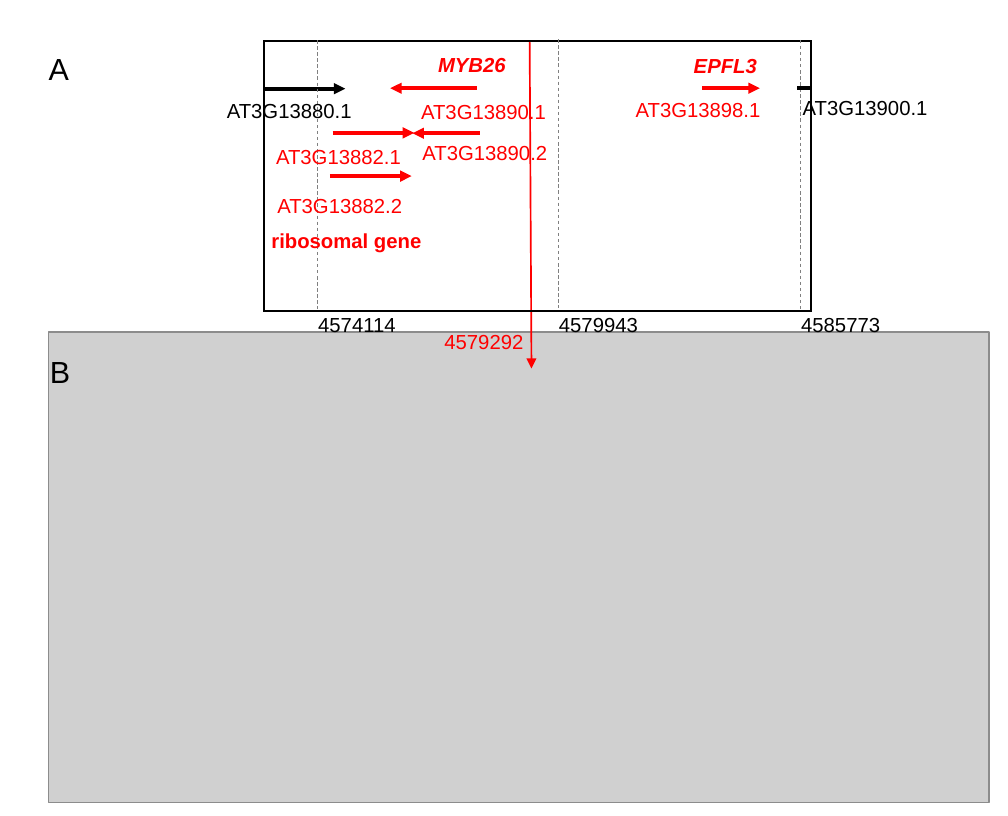
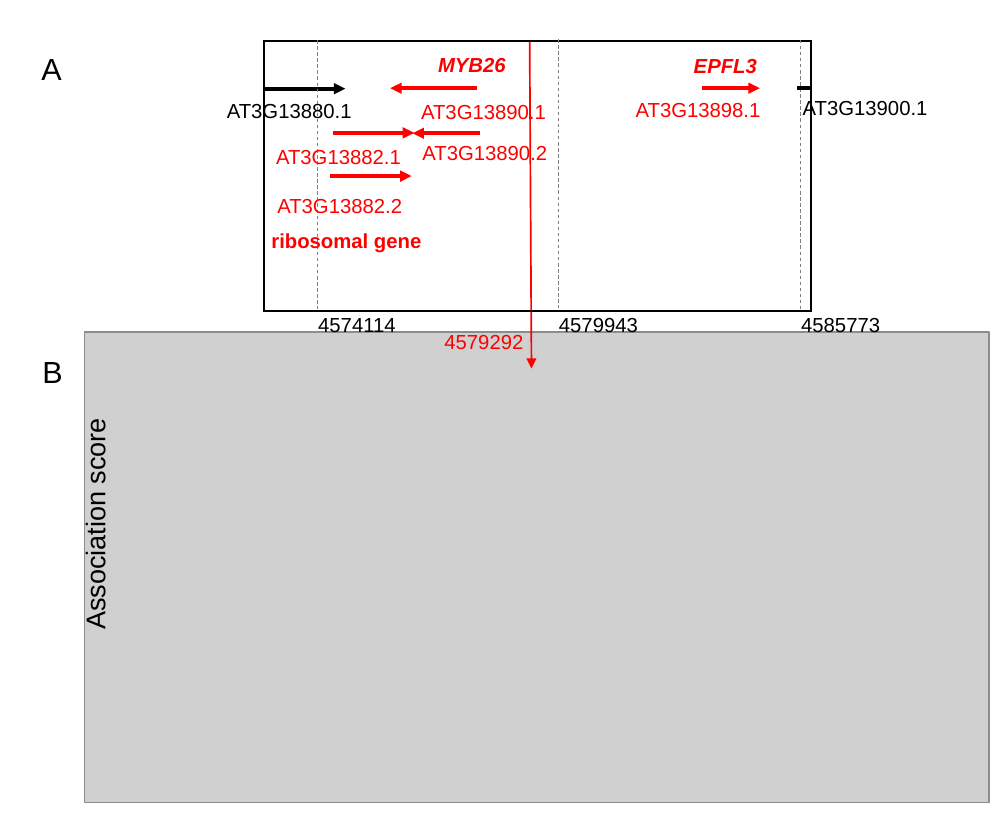
Before and after one commit to yassato/AraAphidGWAS, a slide deck: slide 1 of figures/fig1_comb.pptx. Drawn at 1008x816 pixels with LibreOffice and Linux fonts; fonts in the diff are those of the drawing; grey boxes stand for pictures. Boxes give left, top, right and bottom in pixels: in the first picture for what was removed or moved away, otherwise in the second. Text is boxed around its words. In the diff, an @@ line names an element or a change of style, - is before the commit and + after.

```diff
--- a/figures/fig1_comb.pptx
+++ b/figures/fig1_comb.pptx
@@ text "A": place and size @@
-text "A" at [49, 59, 69, 80]
+text "A" at [41, 59, 61, 80]
@@ text "B": place and size @@
-text "B" at [50, 362, 70, 383]
+text "B" at [42, 362, 62, 383]
@@ picture: place and size @@
-picture at [49, 332, 990, 802]
+picture at [84, 332, 988, 802]
@@ text added at [81, 424, 111, 626], 16 pt, text #000000 @@
+Association score
```
Also in this commit, not shown: 14 other files.
